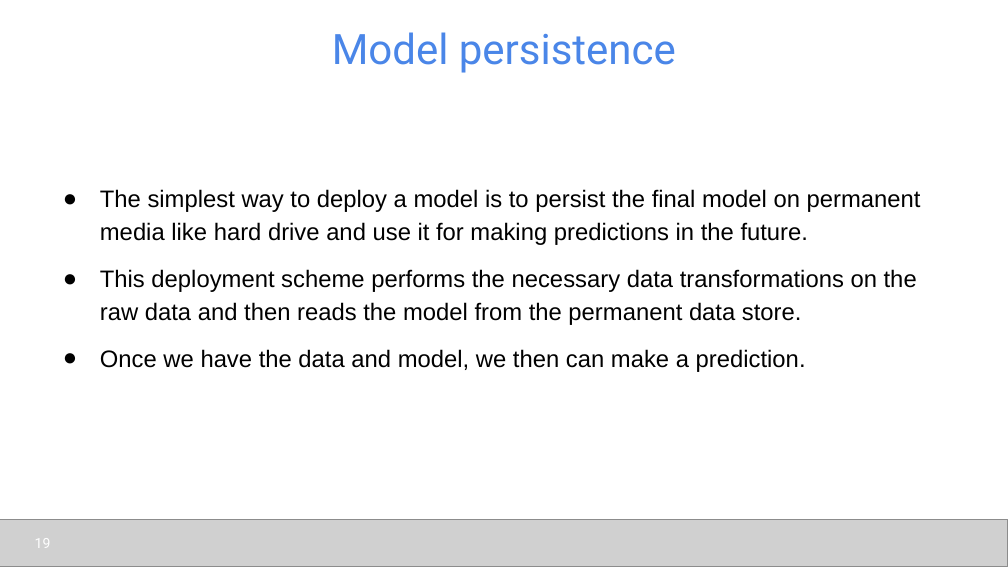
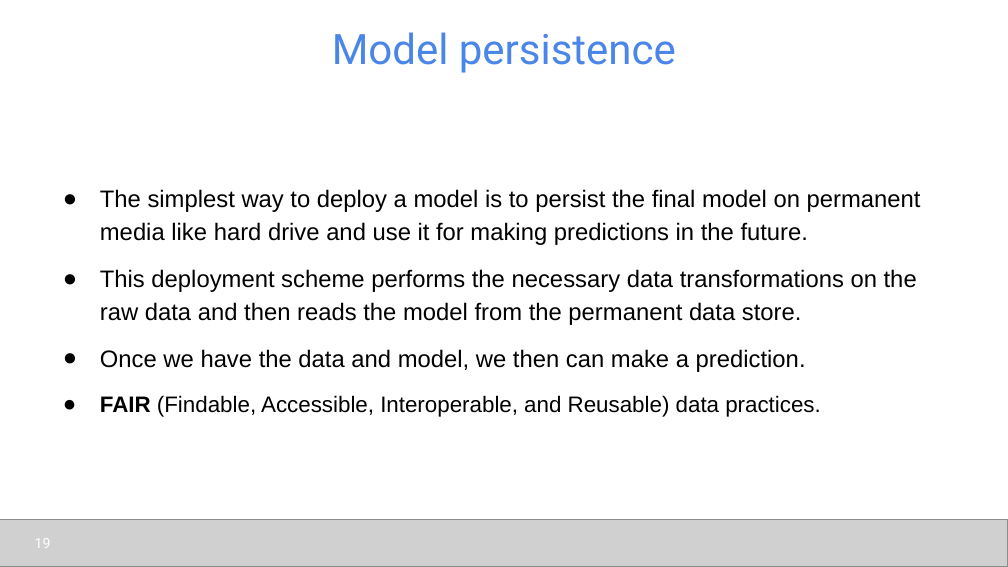
Before and after one commit to udel-cbcb/al_ml_workshop, a slide deck: slide 19 of Day_4/Lectures/Day_4_Lecture_2_Model_Tuning_Interpretation_Deployment.pptx. Drawn at 1008x567 pixels with LibreOffice and Linux fonts; fonts in the diff are those of the drawing; grey boxes stand for pictures. Boxes give left, top, right and bottom in pixels: in the first picture for what was removed or moved away, otherwise in the second. Text is boxed around its words. In the diff, an @@ line names an element or a change of style, - is before the commit and + after.

Commit message:
update Day_2 and Day_4 lectures

```diff
--- a/Day_4/Lectures/Day_4_Lecture_2_Model_Tuning_Interpretation_Deployment.pptx
+++ b/Day_4/Lectures/Day_4_Lecture_2_Model_Tuning_Interpretation_Deployment.pptx
@@ text at (x1=100, y1=395, x2=821, y2=417): paragraph added @@
+● FAIR (Findable, Accessible, Interoperable, and Reusable) data practices.
```
Also in this commit, not shown: 3 other files.
